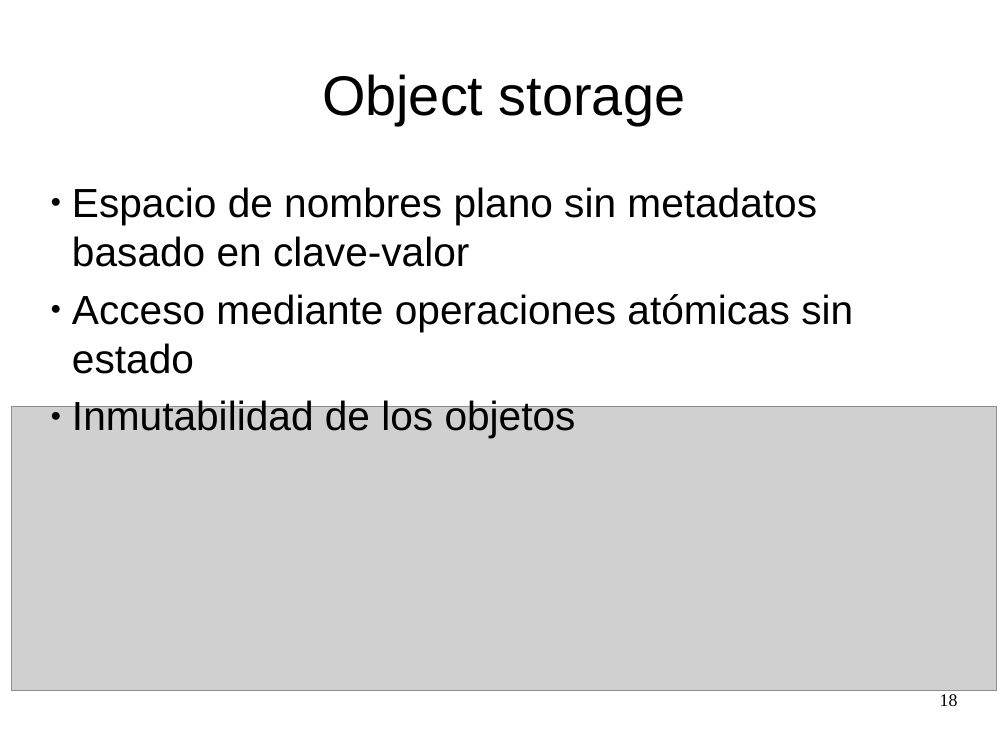
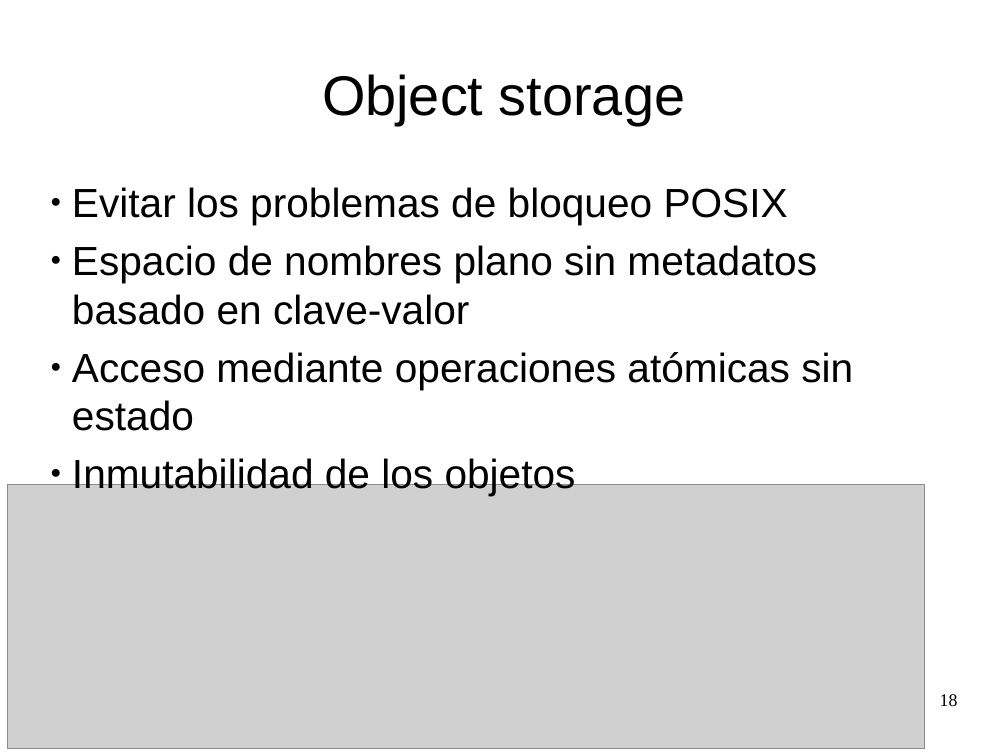
Before and after one commit to zequihg50/tfm, a slide deck: slide 18 of presentacion.odp. Drawn at 1008x756 pixels with LibreOffice and Linux fonts; fonts in the diff are those of the drawing; grey boxes stand for pictures. Boxes give left, top, right and bottom in pixels: in the first picture for what was removed or moved away, otherwise in the second. Text is boxed around its words. In the diff, an @@ line names an element or a change of style, - is before the commit and + after.

```diff
--- a/presentacion.odp
+++ b/presentacion.odp
@@ text at (72,187,788,225): paragraph added @@
+● Evitar los problemas de bloqueo POSIX
@@ picture: place and size @@
-picture at (12,407,997,691)
+picture at (7,485,925,749)
```
Also in this commit, not shown: 16 other slides changed, 2 slides added, 2 slides removed, 1 other file.
